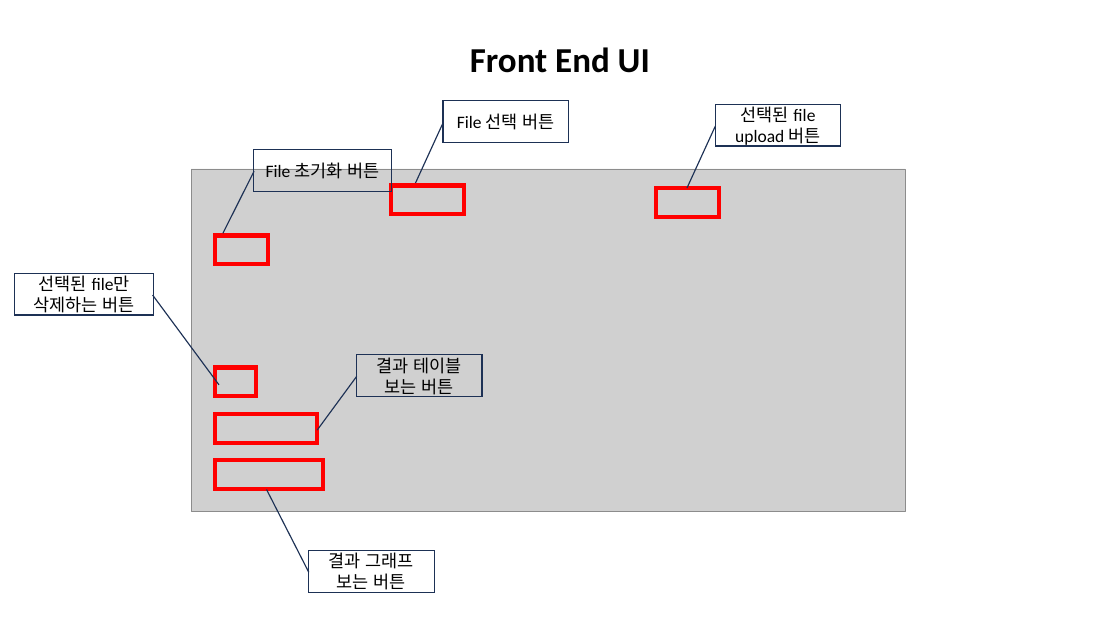
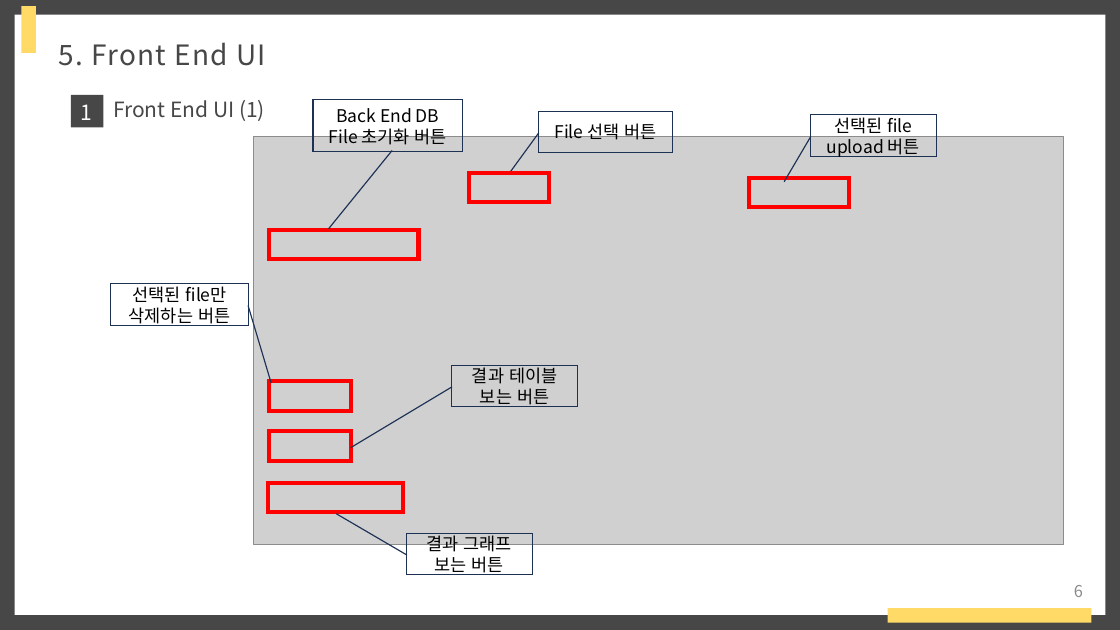
Before and after one commit to raccoon-coding/Eins-Internship, a slide deck: slide 6 of 아인스에스엔시 발표.pptx (slide 5 before the commit). Drawn at 1120x630 pixels with LibreOffice and Linux fonts; fonts in the diff are those of the drawing; grey boxes stand for pictures. Boxes give left, top, right and bottom in pixels: in the first picture for what was removed or moved away, otherwise in the second. Text is boxed around its words. In the diff, an @@ line names an element or a change of style, - is before the commit and + after.

```diff
--- a/아인스에스엔시 발표.pptx
+++ b/아인스에스엔시 발표.pptx
@@ background #FFFFFF to #474747 @@
@@ rectangle added at (14, 14, 1106, 615), fill #FFFFFF @@
@@ rectangle added at (21, 5, 36, 53), fill #FFDA67 @@
@@ text at (59, 42, 266, 66): text changed; size 30 to 24 pt; font Calibri to Noto Sans CJK KR; text colour #000000 to #474747; bold off @@
-Front End UI
+5. Front End UI
@@ rectangle added at (71, 95, 103, 128), fill #474747 @@
@@ text added at (81, 104, 93, 120), 18 pt, text #FFFFFF @@
+1
@@ text added at (113, 100, 265, 121), 18 pt, text #474747 @@
+Front End UI (1)
@@ border callout "Back End DB File 초기화 ...": place and size @@
-border callout "Back End DB File 초기화 ..." at (254, 150, 392, 191)
+border callout "Back End DB File 초기화 ..." at (313, 100, 463, 151)
@@ border callout "Back End DB File 초기화 ..." at (313, 100, 463, 151): proportions changed @@
@@ text in border callout at (329, 108, 447, 145): text changed; font Calibri to Noto Sans CJK KR @@
-File 초기화 버튼
+Back End DB File 초기화 버튼
@@ border callout "File 선택 버튼": place and size @@
-border callout "File 선택 버튼" at (443, 101, 569, 142)
+border callout "File 선택 버튼" at (539, 111, 673, 152)
@@ 3 border callouts: place and size @@
-3 border callouts at (15, 104, 841, 396)
+3 border callouts at (110, 115, 937, 407)
@@ picture: place and size @@
-picture at (191, 169, 905, 512)
+picture at (254, 136, 1065, 544)
@@ rectangle: place and size @@
-rectangle at (392, 186, 465, 214)
+rectangle at (470, 173, 549, 202)
@@ rectangle: place and size @@
-rectangle at (656, 188, 719, 217)
+rectangle at (749, 178, 849, 207)
@@ rectangle: place and size @@
-rectangle at (215, 235, 268, 264)
+rectangle at (269, 230, 418, 259)
@@ rectangle: place and size @@
-rectangle at (215, 368, 256, 397)
+rectangle at (269, 381, 351, 411)
@@ rectangle: place and size @@
-rectangle at (215, 414, 317, 443)
+rectangle at (269, 432, 351, 462)
@@ rectangle: place and size @@
-rectangle at (215, 460, 323, 489)
+rectangle at (268, 483, 403, 512)
@@ font Calibri to Noto Sans CJK KR; proportions changed in 5 elements at (110, 284, 249, 325), (452, 365, 578, 407), (811, 115, 937, 156), (539, 111, 673, 152), (407, 534, 533, 575) @@
@@ border callout "결과 그래프 보는 버튼": place and size @@
-border callout "결과 그래프 보는 버튼" at (308, 551, 434, 592)
+border callout "결과 그래프 보는 버튼" at (407, 534, 533, 575)
@@ page number added at (1074, 585, 1083, 597), 14 pt, text #8C8C8C @@
+6
@@ rectangle added at (888, 608, 1091, 623), fill #FFDA67 @@
```
Also in this commit, not shown: 12 other slides changed, 1 slide added, 28 other files.
